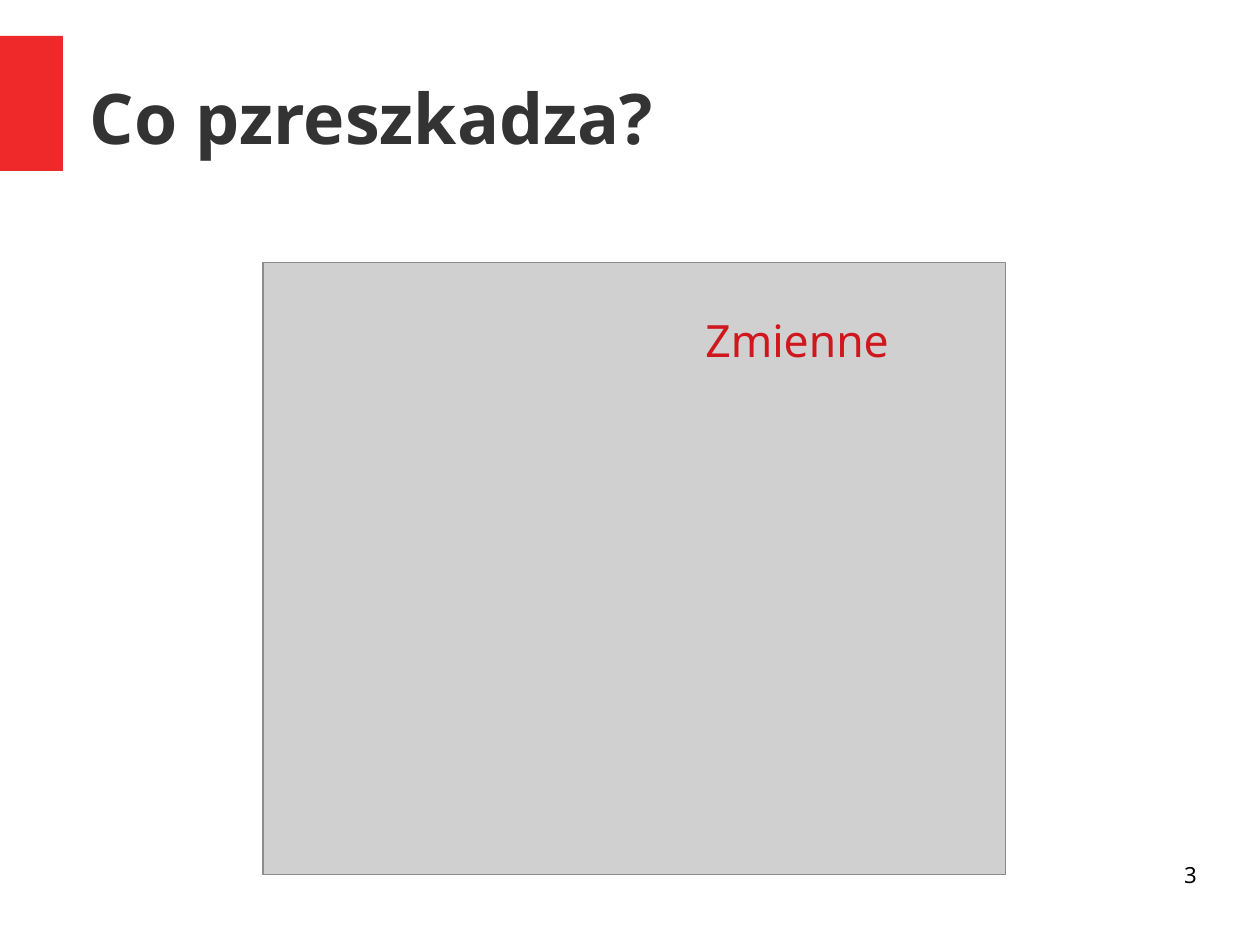
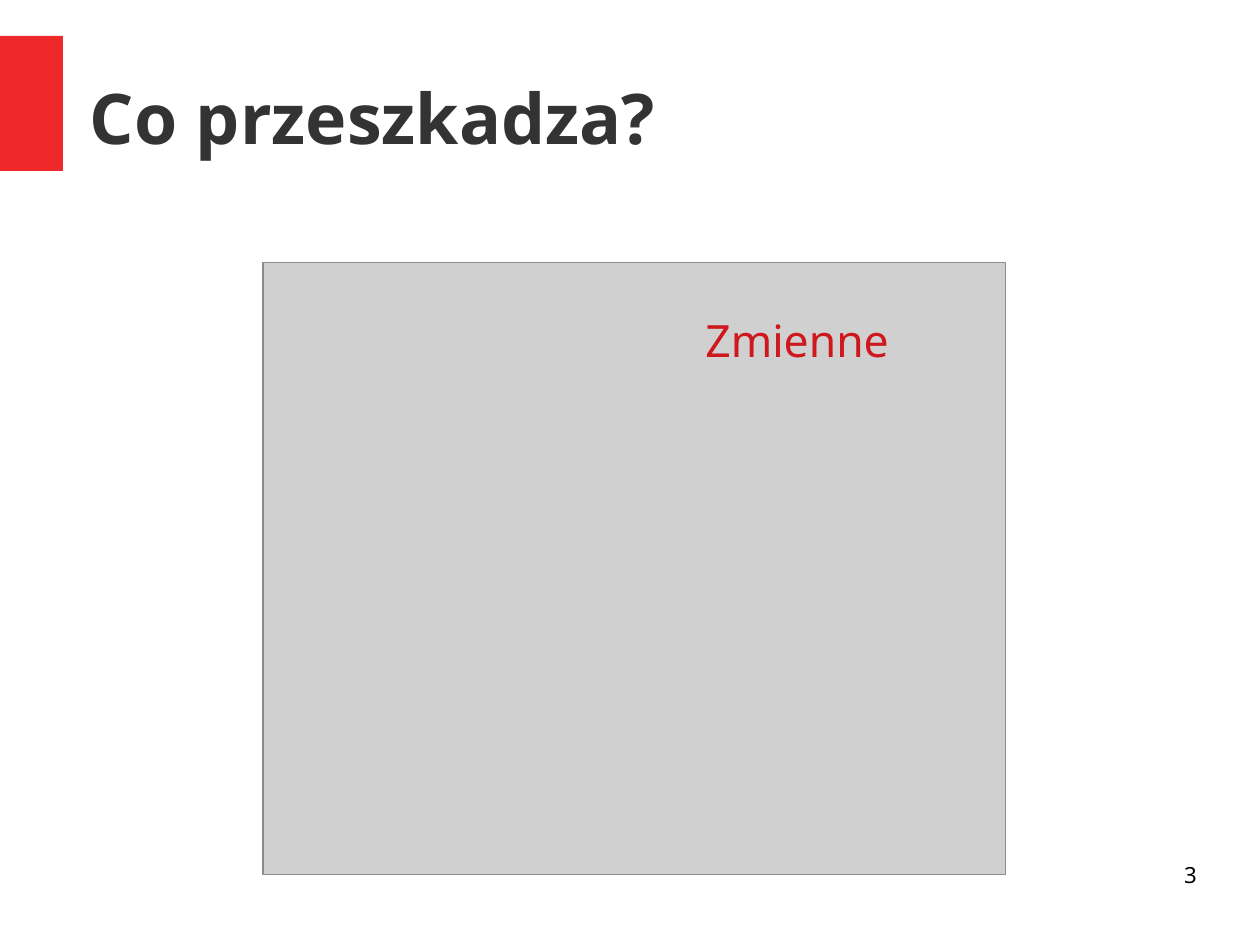
Before and after one commit to mmazepa/zjprog_egzamin, a slide deck: slide 3 of prezentacja/prezentacja.odp. Drawn at 1260x945 pixels with LibreOffice and Linux fonts; fonts in the diff are those of the drawing; grey boxes stand for pictures. Boxes give left, top, right and bottom in pixels: in the first picture for what was removed or moved away, otherwise in the second. Text is boxed around its words. In the diff, an @@ line names an element or a change of style, - is before the commit and + after.

```diff
--- a/prezentacja/prezentacja.odp
+++ b/prezentacja/prezentacja.odp
@@ title at [90,91,655,161]: text changed @@
-Co pzreszkadza?
+Co przeszkadza?
```
Also in this commit, not shown: 14 other files.
